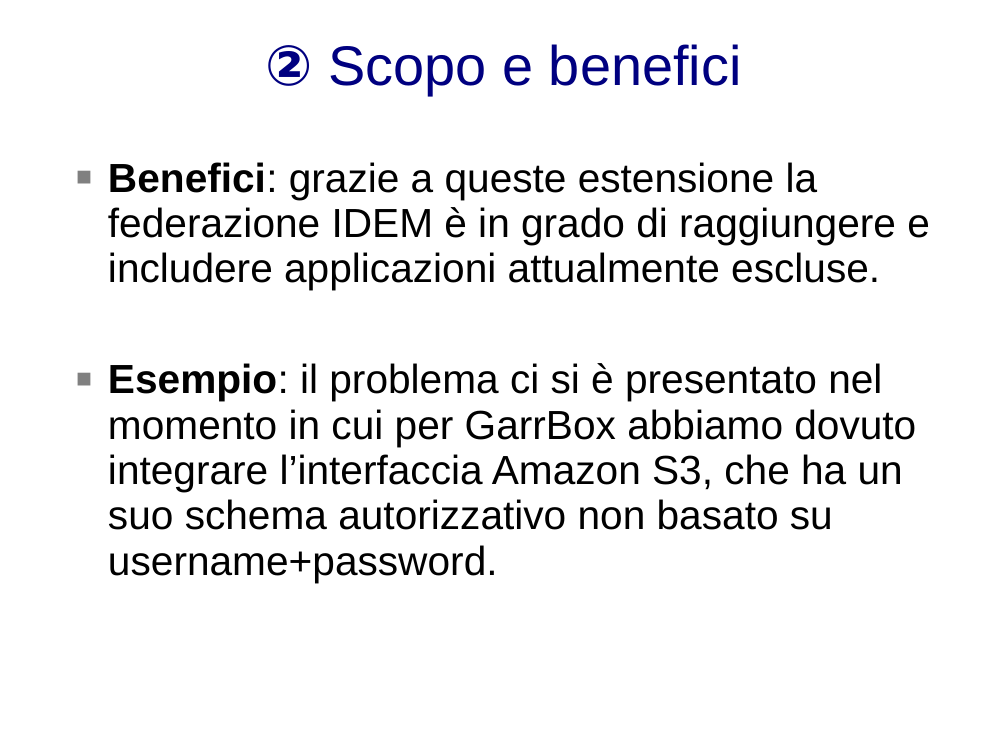
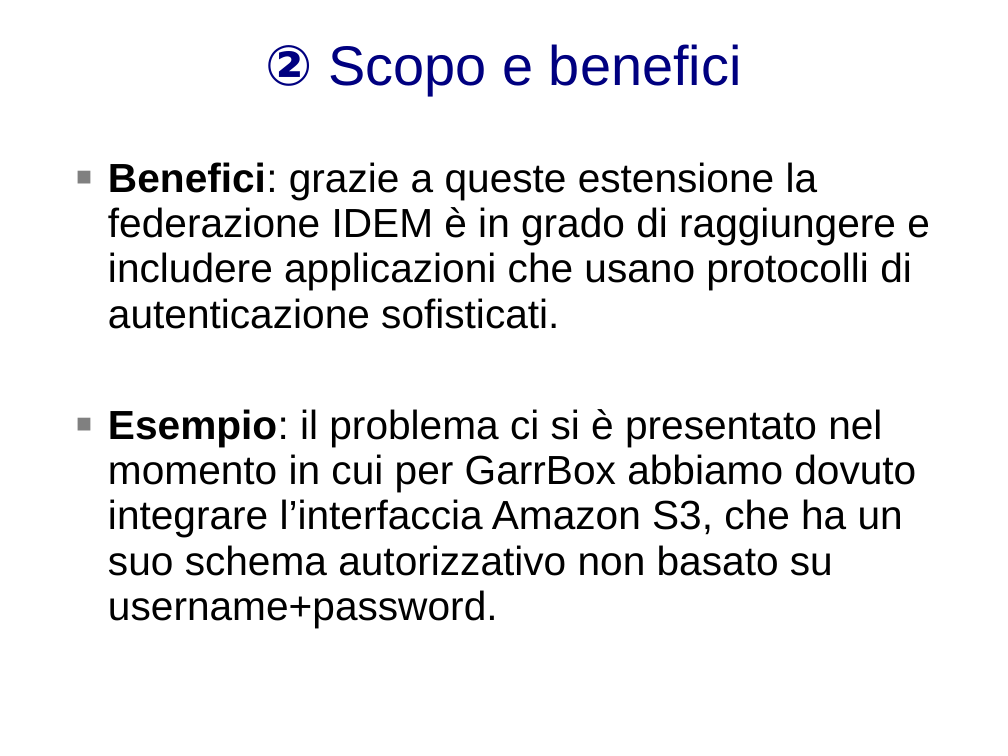
Before and after one commit to biancini/Shibboleth-Authentication, a slide deck: slide 7 of documentation/ShibbolethExtensions.pptx. Drawn at 1008x756 pixels with LibreOffice and Linux fonts; fonts in the diff are those of the drawing; background and template pictures are left out. Boxes give left, top, right and bottom in pixels: in the first picture for what was removed or moved away, otherwise in the second. Text is boxed around its words. In the diff, an @@ line names an element or a change of style, - is before the commit and + after.

```diff
--- a/documentation/ShibbolethExtensions.pptx
+++ b/documentation/ShibbolethExtensions.pptx
@@ text at [108,162,930,329]: text changed @@
-■ Benefici: grazie a queste estensione la federazione IDEM è in grado di raggiungere e includere applicazioni attualmente escluse.
+■ Benefici: grazie a queste estensione la federazione IDEM è in grado di raggiungere e includere applicazioni che usano protocolli di autenticazione sofisticati.
```
Also in this commit, not shown: 9 other slides changed.
